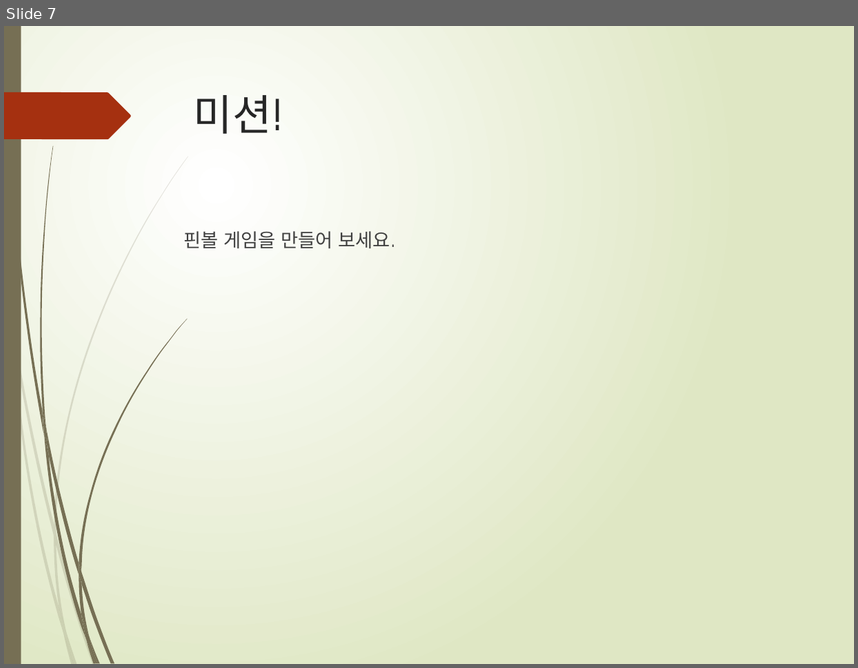
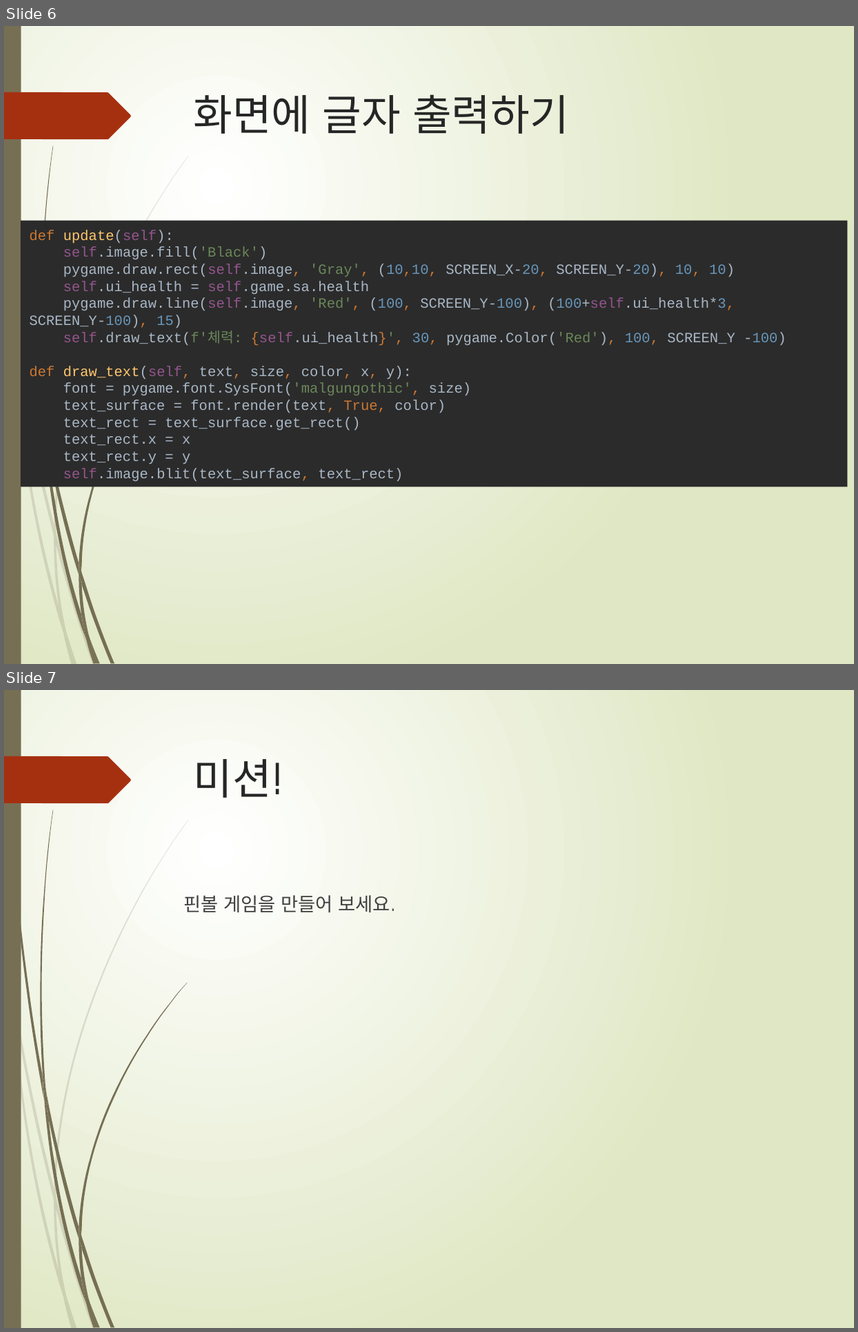
Before and after one commit to freshmea/weizman_python_class, a slide deck: textbook/파이썬6-3교시.pptx. Shown one above the other, each under a label of ours: slide 7 before the commit, slides 6 and 7 after it. The pictures are 858x668 and 858x1332 pixels, drawn with LibreOffice and Linux fonts; fonts in the diff are those of the drawing. Boxes give left, top, right and bottom in pixels: in the first picture for what was removed or moved away, otherwise in the second. Text is boxed around its words. In the diff, an @@ line names an element or a change of style, - is before the commit and + after.

```diff
--- a/textbook/파이썬6-3교시.pptx
+++ b/textbook/파이썬6-3교시.pptx
@@ slide 6 added at (x1=4, y1=26, x2=854, y2=664), background gradient #FFFFFF to #DFE8C4; not listed: 23 template elements that a slide beside it also shows @@
@@ title added at (x1=193, y1=94, x2=569, y2=134), 36 pt, text #262626 @@
+화면에 글자 출력하기
@@ rectangle added at (x1=21, y1=221, x2=847, y2=487), fill #2B2B2B, 12 pt, text #A9B7C6 @@
+def update(self):
+self.image.fill('Black')
+pygame.draw.rect(self.image, 'Gray', (10,10, SCREEN_X-20, SCREEN_Y-20), 10, 10)
+self.ui_health = self.game.sa.health
+pygame.draw.line(self.image, 'Red', (100, SCREEN_Y-100), (100+self.ui_health*3, SCREEN_Y-100), 15)
+self.draw_text(f'체력: {self.ui_health}', 30, pygame.Color('Red'), 100, SCREEN_Y -100)
+def draw_text(self, text, size, color, x, y):
+font = pygame.font.SysFont('malgungothic', size)
+text_surface = font.render(text, True, color)
+text_rect = text_surface.get_rect()
+text_rect.x = x
+text_rect.y = y
+self.image.blit(text_surface, text_rect)
```
Also in this commit, not shown: 1 slide changed, 1 slide removed, 2 other files.
